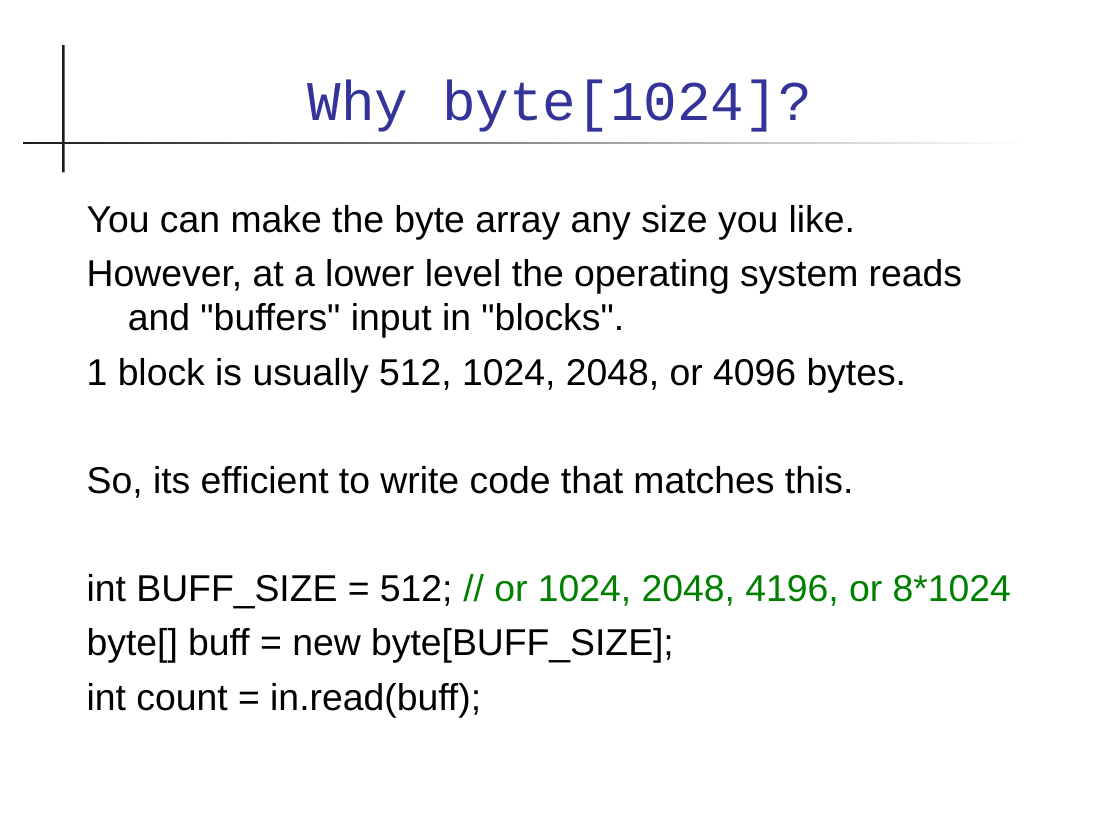
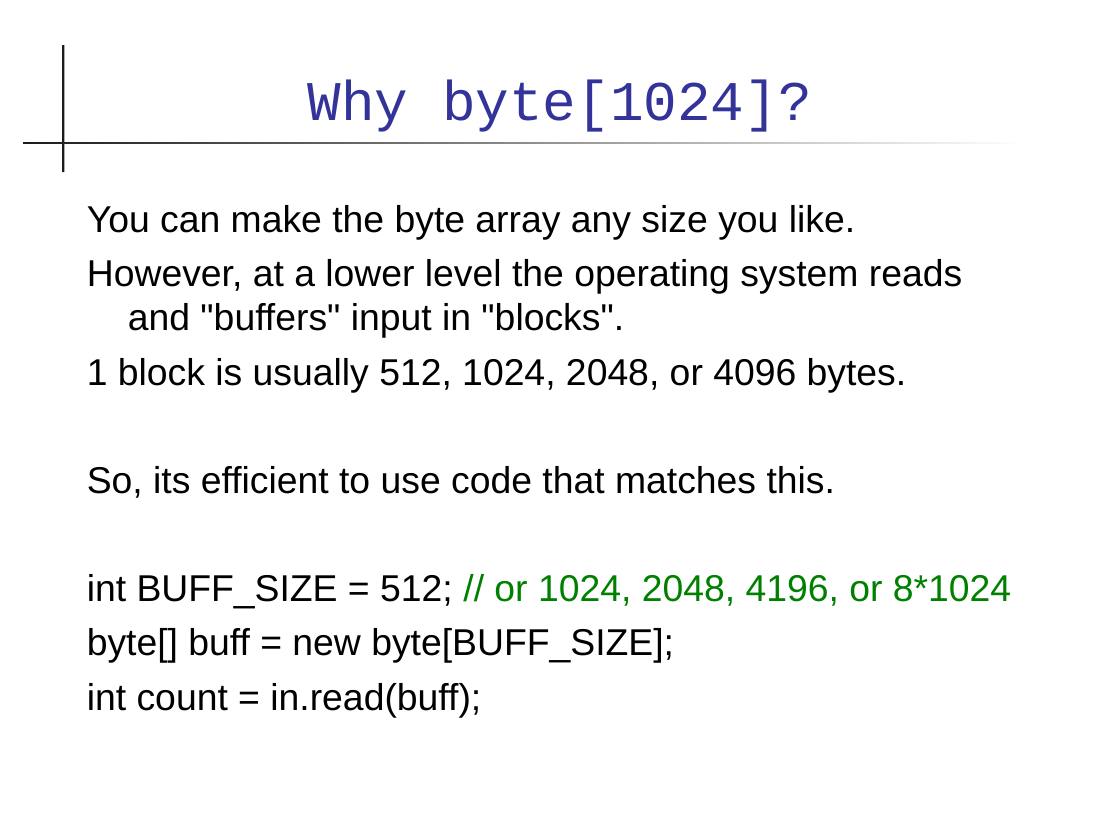
Before and after one commit to skeoop/skeoop.github.io, a slide deck: slide 14 of io/Input-Output.ppt. Drawn at 1120x840 pixels with LibreOffice and Linux fonts; fonts in the diff are those of the drawing. Boxes give left, top, right and bottom in pixels: in the first picture for what was removed or moved away, otherwise in the second. Text is boxed around its words. In the diff, an @@ line names an element or a change of style, - is before the commit and + after.

```diff
--- a/io/Input-Output.ppt
+++ b/io/Input-Output.ppt
@@ text at (x1=87, y1=466, x2=835, y2=498): text changed @@
-So, its efficient to write code that matches this.
+So, its efficient to use code that matches this.
```
Also in this commit, not shown: 15 other slides changed, 1 slide added, 1 other file.
